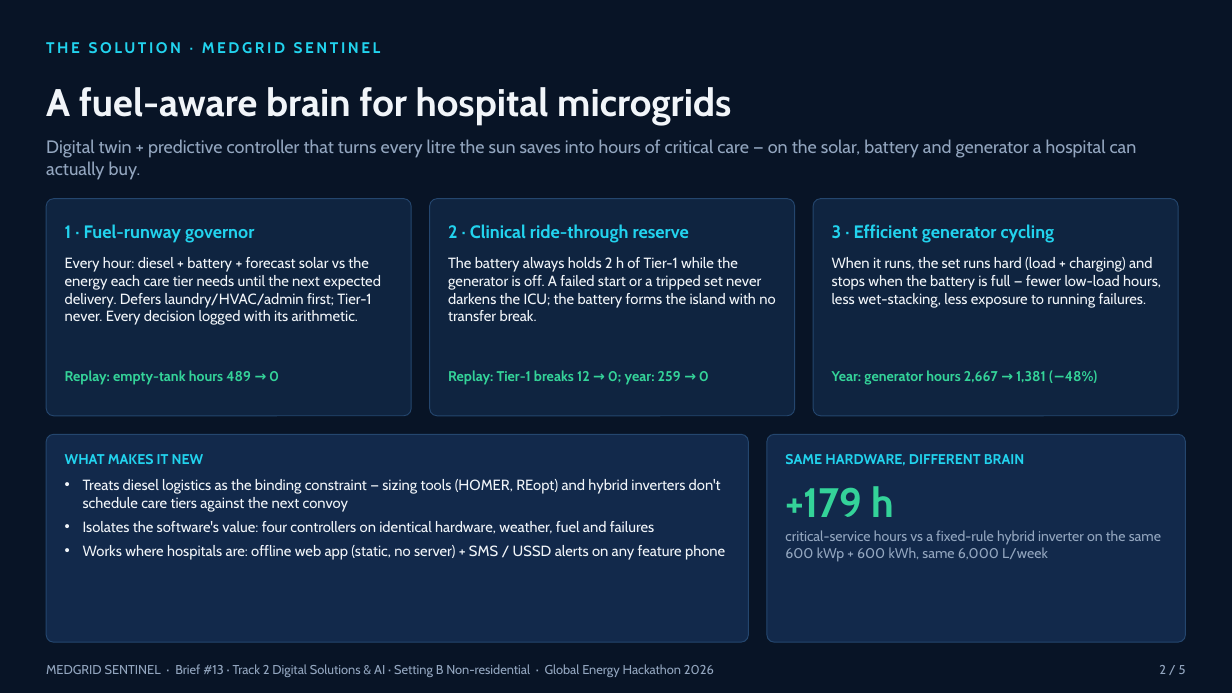
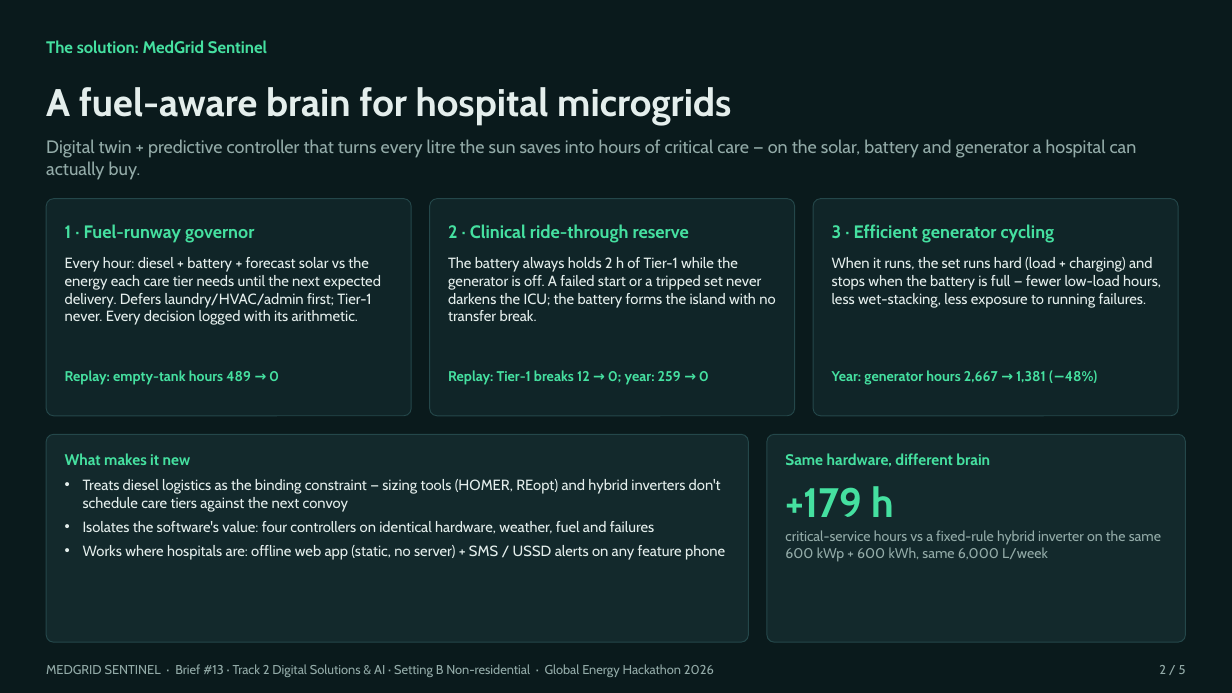
Before and after one commit to Jae3y/medgrid-sentinel, a slide deck: slide 2 of submission/MedGrid_Sentinel_Pitch_Deck.pptx. Drawn at 1232x693 pixels with LibreOffice and Linux fonts; fonts in the diff are those of the drawing. Boxes give left, top, right and bottom in pixels: in the first picture for what was removed or moved away, otherwise in the second. Text is boxed around its words. In the diff, an @@ line names an element or a change of style, - is before the commit and + after.

```diff
--- a/submission/MedGrid_Sentinel_Pitch_Deck.pptx
+++ b/submission/MedGrid_Sentinel_Pitch_Deck.pptx
@@ background #081426 to #0A1A1C @@
@@ text at (46,40,267,54): text changed; size 12 to 13 pt; text colour #22D3EE to #45E0A0 @@
-THE SOLUTION · MEDGRID SENTINEL
+The solution: MedGrid Sentinel
@@ fill #0F2440 to #102528; outline #24466E 0.75 pt to #24474A 0.75 pt in 3 elements at (46,199,411,416), (430,199,795,416), (813,199,1178,416) @@
@@ text colour #22D3EE to #45E0A0 in 3 elements at (65,224,254,243), (448,224,689,243), (832,224,1055,243) @@
@@ rounded rectangle at (46,434,749,642): fill #12294B to #13292C; outline #24466E 0.75 pt to #24474A 0.75 pt @@
@@ rounded rectangle at (767,434,1186,642): fill #12294B to #13292C; outline #24466E 0.75 pt to #24474A 0.75 pt @@
@@ text colour #F1F5F9 to #E4EEEC in 4 elements at (65,257,381,325), (448,257,775,321), (832,257,1161,308), (83,479,725,560) @@
@@ text at (65,453,191,465): text changed; size 11 to 12 pt; text colour #22D3EE to #45E0A0 @@
-WHAT MAKES IT NEW
+What makes it new
@@ text colour #34D399 to #45E0A0 in 4 elements at (65,370,279,385), (448,370,709,385), (832,370,1098,385), (785,486,895,517) @@
@@ text at (785,453,990,467): text changed; size 11 to 12 pt; text colour #22D3EE to #45E0A0 @@
-SAME HARDWARE, DIFFERENT BRAIN
+Same hardware, different brain
@@ text colour #93A6BF to #93ABA8 in 4 elements at (46,664,714,677), (1159,665,1186,674), (46,139,1137,180), (785,530,1161,562) @@
```
Also in this commit, not shown: 4 other slides changed, 13 other files.
